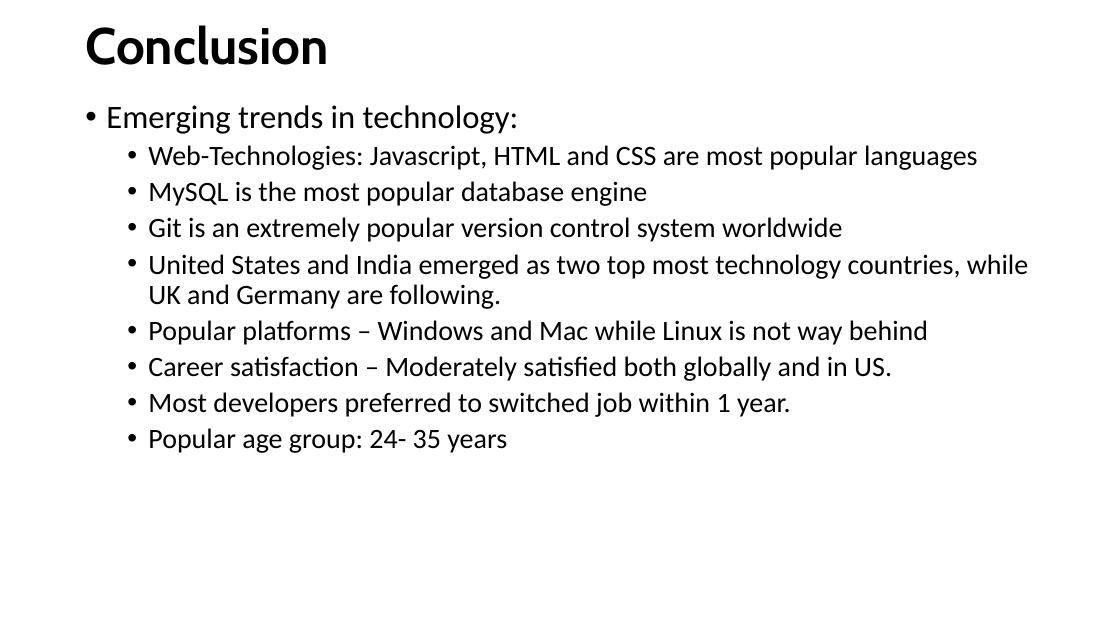
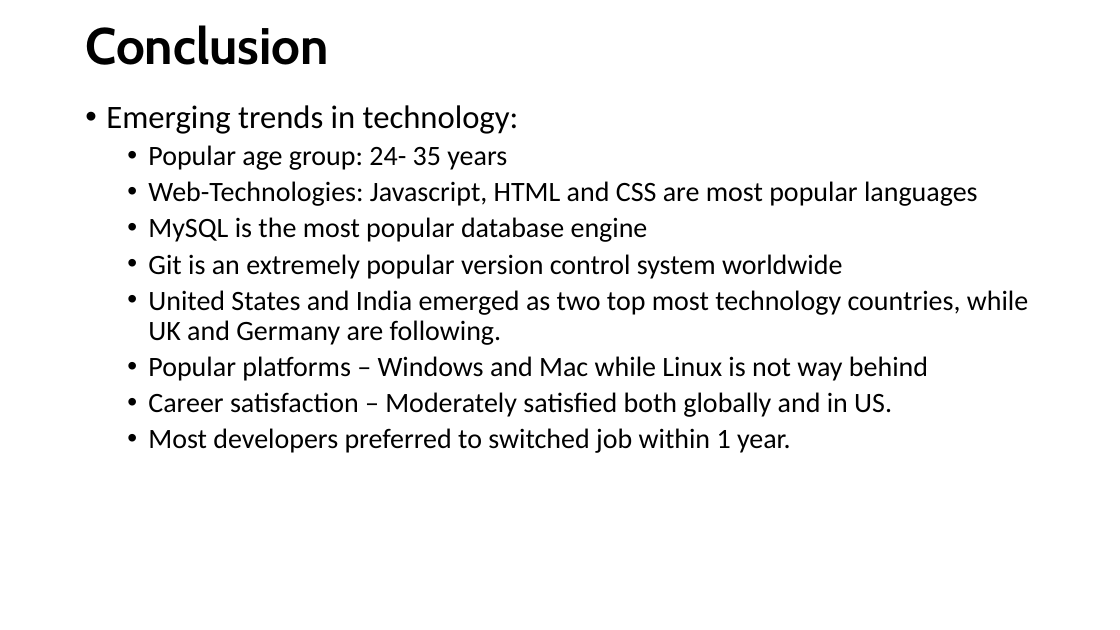
Before and after one commit to kuldeepemol/tech-nerds, a slide deck: slide 32 of Stack-overflow-2018-data-analysis.pptx (slide 31 before the commit). Drawn at 1120x630 pixels with LibreOffice and Linux fonts; fonts in the diff are those of the drawing. Boxes give left, top, right and bottom in pixels: in the first picture for what was removed or moved away, otherwise in the second. Text is boxed around its words. In the diff, an @@ line names an element or a change of style, - is before the commit and + after.

Commit message:
Final presentation.

```diff
--- a/Stack-overflow-2018-data-analysis.pptx
+++ b/Stack-overflow-2018-data-analysis.pptx
@@ text at box(148, 145, 507, 170): paragraph added @@
+  • Popular age group: 24- 35 years
@@ text at box(148, 428, 507, 453): paragraph removed @@
-  • Popular age group: 24- 35 years
```
Also in this commit, not shown: 17 other slides changed, 1 slide added.
